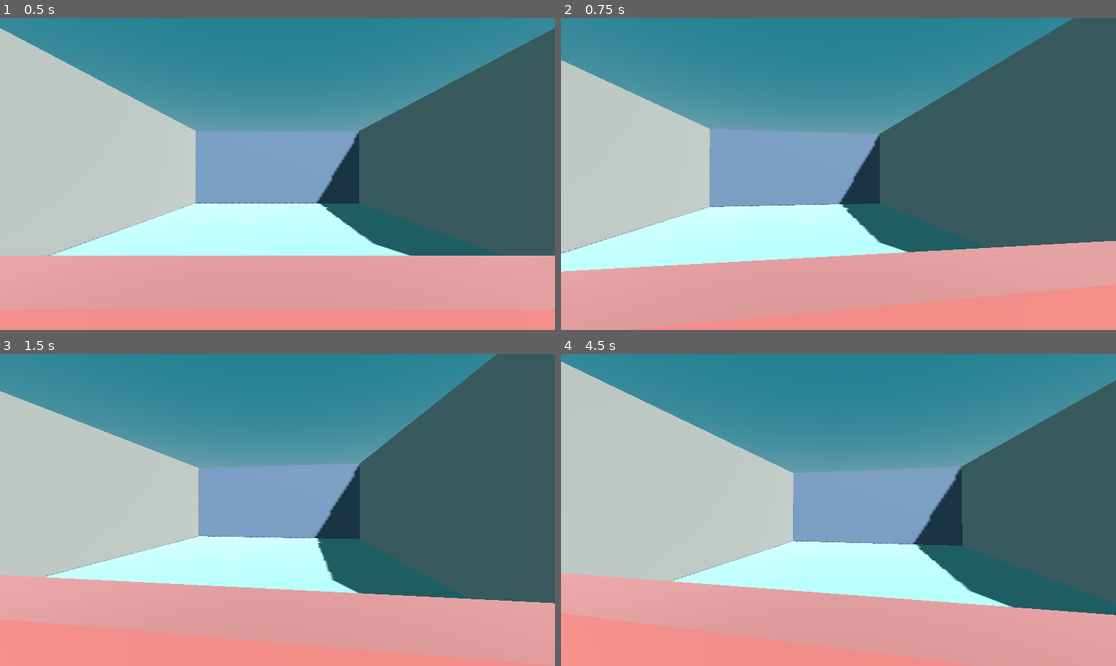
Above: before the commit, frames 1-4 (two rows, left to right).
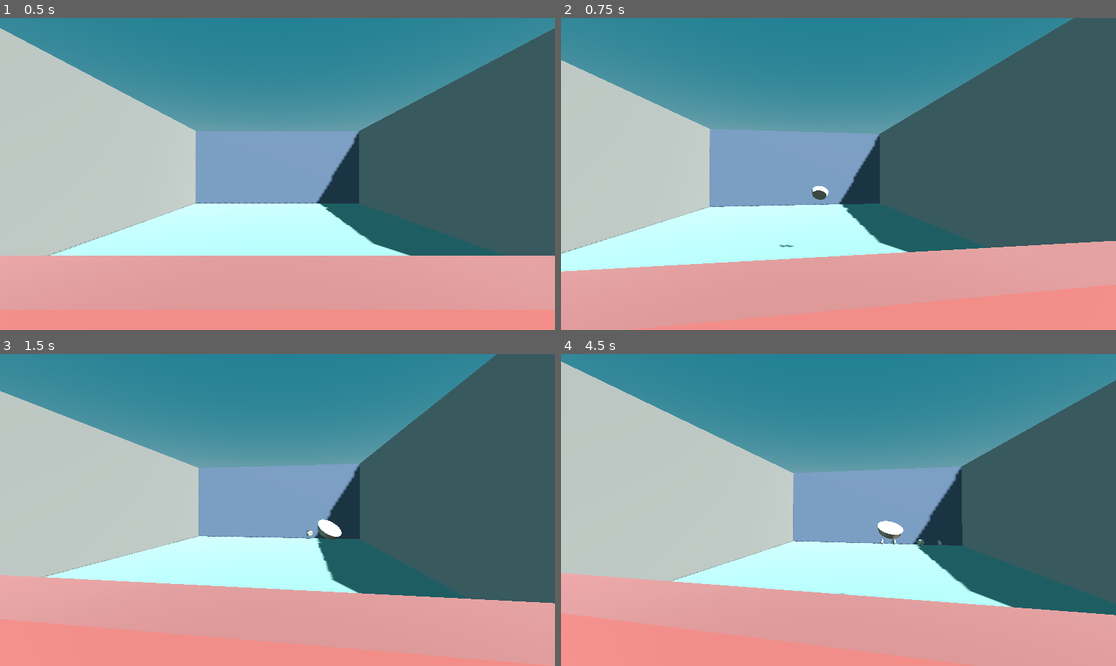
Above: after the commit, the same moments.

Repository: ADB4/CF37
Game: Godot game, scene res://scenes/main.tscn
The game is run twice, just before and just after one commit, with the same random seed, the same clock (stepped at 60 frames per second) and the same inputs.
Inputs (mouse positions are in pixels of both pictures, inside the frame that each line leads up to):
- Up to frame 1 (0.5 s): no input
- Up to frame 2 (0.75 s): tap Enter at 0.5 s; move the mouse to (866, 174) at 0.52 s; press the mouse at (866, 174) at 0.53 s; hold D (move_right) from 0.53 s (still down)
- Up to frame 3 (1.5 s): move the mouse to (249, 510) at 1.27 s; release D (move_right) at 1.28 s; release the mouse at (249, 510) at 1.28 s; hold Left (move_left) from 1.28 s (still down); click (249, 510) at 1.35 s
- Up to frame 4 (4.5 s): move the mouse to (849, 503) at 2.02 s; release Left (move_left) at 2.03 s; press the mouse at (849, 503) at 2.03 s; hold D (move_right) 2.03-3.53 s; move the mouse to (832, 516) at 2.77 s; release the mouse at (832, 516) at 2.78 s; click (832, 516) at 2.85 s; move the mouse to (877, 513) at 3.52 s; press the mouse at (877, 513) at 3.53 s; hold Left (move_left) from 3.53 s (still down); move the mouse to (794, 506) at 4.27 s; release the mouse at (794, 506) at 4.28 s; click (794, 506) at 4.35 s

Frame 1 is identical in both runs. In frame 2, 0.1% of the frame differs, in the area x 39-49%, y 53-74%; in frame 3, 0.2%; in frame 4, 0.3%, in the area x 50-69%, y 53-78%.

Commit message:
projectile physics

Diff:
--- a/scenes/main.tscn
+++ b/scenes/main.tscn
@@ -3,16 +3,24 @@
 [ext_resource type="Script" uid="uid://5co034d52yul" path="res://scripts/main.gd" id="1_o5qli"]
 [ext_resource type="PackedScene" uid="uid://dmqbvj54vb28g" path="res://scenes/environment.tscn" id="2_0wfyh"]
 [ext_resource type="Script" uid="uid://dep2n4fq8f3cj" path="res://scripts/player_controller.gd" id="3_sugp2"]
+[ext_resource type="PackedScene" uid="uid://b6x33a1s68d4r" path="res://scenes/pie_projectile.tscn" id="4_jyhfs"]
 
 [node name="Main" type="Node3D" unique_id=1056491396]
 script = ExtResource("1_o5qli")
 
 [node name="GreyboxEnvironment" parent="." unique_id=1161449947 instance=ExtResource("2_0wfyh")]
 
-[node name="PlayerController" type="Node3D" parent="." unique_id=1925232162]
+[node name="PlayerController" type="Node3D" parent="." unique_id=1925232162 node_paths=PackedStringArray("projectile_parent")]
 transform = Transform3D(1, 0, 0, 0, 1, 0, 0, 0, 1, 0, 0, 5.5)
 script = ExtResource("3_sugp2")
+pie_scene = ExtResource("4_jyhfs")
+projectile_parent = NodePath("../ProjectileManager")
 
 [node name="Camera3D" type="Camera3D" parent="PlayerController" unique_id=1564788320]
 transform = Transform3D(1, 0, 0, 0, 1, 0, 0, 0, 1, 0, 1.7, 0)
 current = true
+
+[node name="SpawnPoint" type="Marker3D" parent="PlayerController/Camera3D" unique_id=2089896836]
+transform = Transform3D(1, 0, 0, 0, 1, 0, 0, 0, 1, 0.25, -0.18, -0.55)
+
+[node name="ProjectileManager" type="Node3D" parent="." unique_id=24296500]
--- /dev/null
+++ b/scenes/pie_projectile.tscn
@@ -0,0 +1,30 @@
+[gd_scene format=3 uid="uid://b6x33a1s68d4r"]
+
+[ext_resource type="Script" uid="uid://c5gfs34pvjua5" path="res://scripts/pie_projectile.gd" id="1_wmo0s"]
+
+[sub_resource type="StandardMaterial3D" id="StandardMaterial3D_yt3ui"]
+albedo_color = Color(0.97269243, 0.94100165, 0.85430586, 1)
+
+[sub_resource type="CylinderMesh" id="CylinderMesh_aq5xs"]
+material = SubResource("StandardMaterial3D_yt3ui")
+top_radius = 0.16
+bottom_radius = 0.13
+height = 0.08
+
+[sub_resource type="CylinderShape3D" id="CylinderShape3D_6f5if"]
+height = 0.08
+radius = 0.16
+
+[node name="PieProjectile" type="RigidBody3D" unique_id=1685531476]
+collision_layer = 2
+mass = 0.5
+continuous_cd = true
+contact_monitor = true
+max_contacts_reported = 4
+script = ExtResource("1_wmo0s")
+
+[node name="MeshInstance3D" type="MeshInstance3D" parent="." unique_id=2059198896]
+mesh = SubResource("CylinderMesh_aq5xs")
+
+[node name="CollisionShape3D" type="CollisionShape3D" parent="." unique_id=1957825758]
+shape = SubResource("CylinderShape3D_6f5if")
--- /dev/null
+++ b/scripts/pie_projectile.gd
@@ -0,0 +1,22 @@
+class_name PieProjectile
+extends RigidBody3D
+## A thrown pie. Physically collides with the world only (layer setup:
+## layer = projectile, mask = world). The target's hit zones will be
+## Area3Ds that detect the pie in a later story — pies never bounce
+## off the target's physics body.
+
+## Random spin applied to each axis on launch, for tumble.
+@export var spin := 7.0
+
+## Set by the target the moment it scores this pie, so overlapping hit
+## zones (head + body) can never double-count one pie.
+var scored := false
+
+
+## Called by the player controller right after spawning.
+func launch(direction: Vector3, speed: float) -> void:
+	linear_velocity = direction.normalized() * speed
+	angular_velocity = Vector3(
+			randf_range(-spin, spin),
+			randf_range(-spin, spin),
+			randf_range(-spin, spin))
--- a/scripts/player_controller.gd
+++ b/scripts/player_controller.gd
@@ -21,9 +21,13 @@
 @export var min_x := -3.2
 @export var max_x := 3.2
 
+@export_group("Throw (temp)")
+@export var pie_scene: PackedScene
+@export var projectile_parent: Node3D
+@export var test_throw_speed := 18.0
 
 @onready var _camera: Camera3D = $Camera3D
-
+@onready var _spawn_point: Marker3D = $Camera3D/SpawnPoint
 
 func _ready() -> void:
 	Input.mouse_mode = Input.MOUSE_MODE_CAPTURED
@@ -51,3 +55,14 @@
 		)
 		rotation.y = _yaw
 		_camera.rotation.x = _pitch
+
+	if active and event.is_action_pressed("throw") and Input.mouse_mode == Input.MOUSE_MODE_CAPTURED:
+		_test_throw()
+
+func _test_throw() -> void:
+	if pie_scene == null or projectile_parent == null:
+		return
+	var pie: PieProjectile = pie_scene.instantiate()
+	projectile_parent.add_child(pie)
+	pie.global_transform = _spawn_point.global_transform
+	pie.launch(-_camera.global_transform.basis.z, test_throw_speed)
Not shown, added: scripts/pie_projectile.gd.uid
